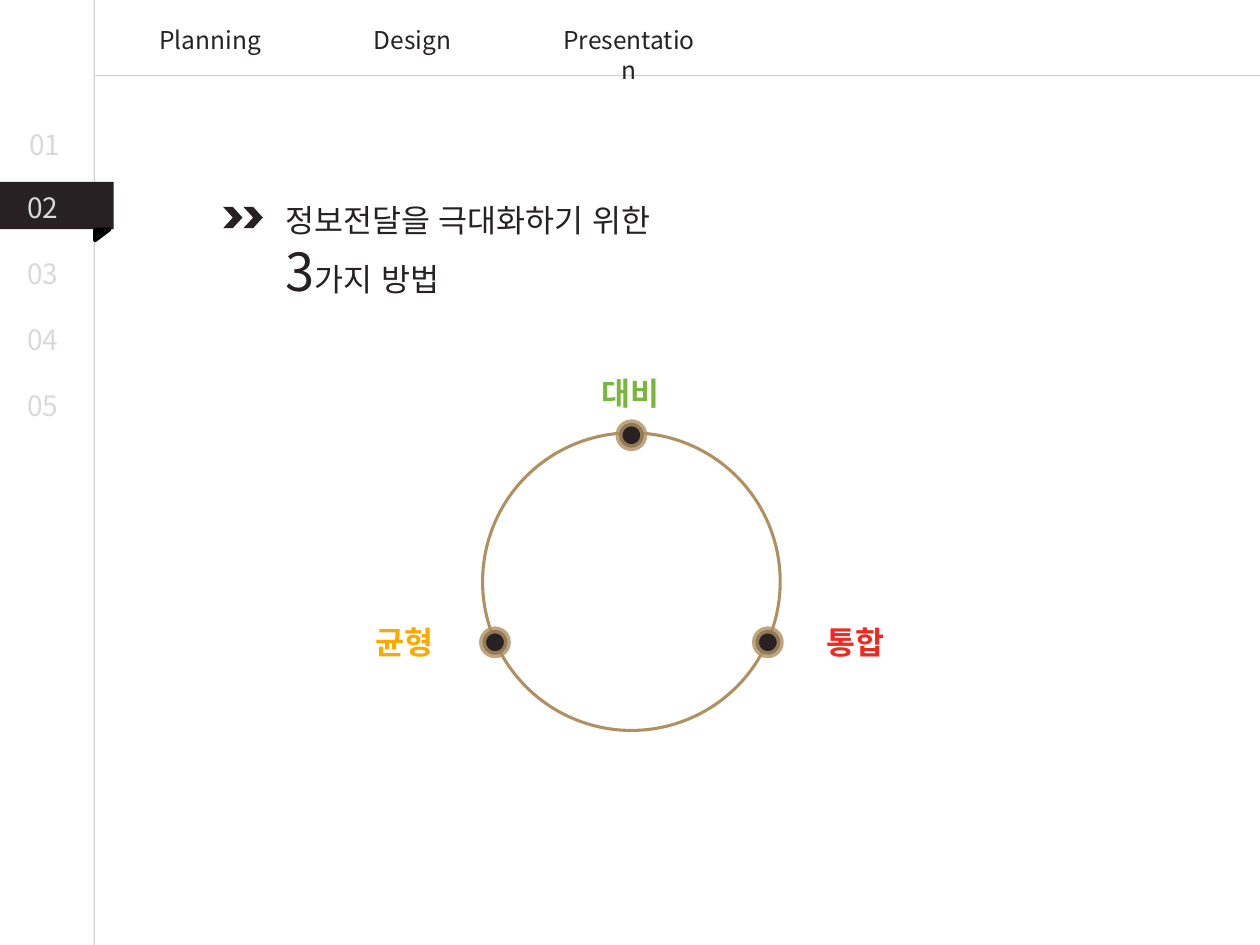
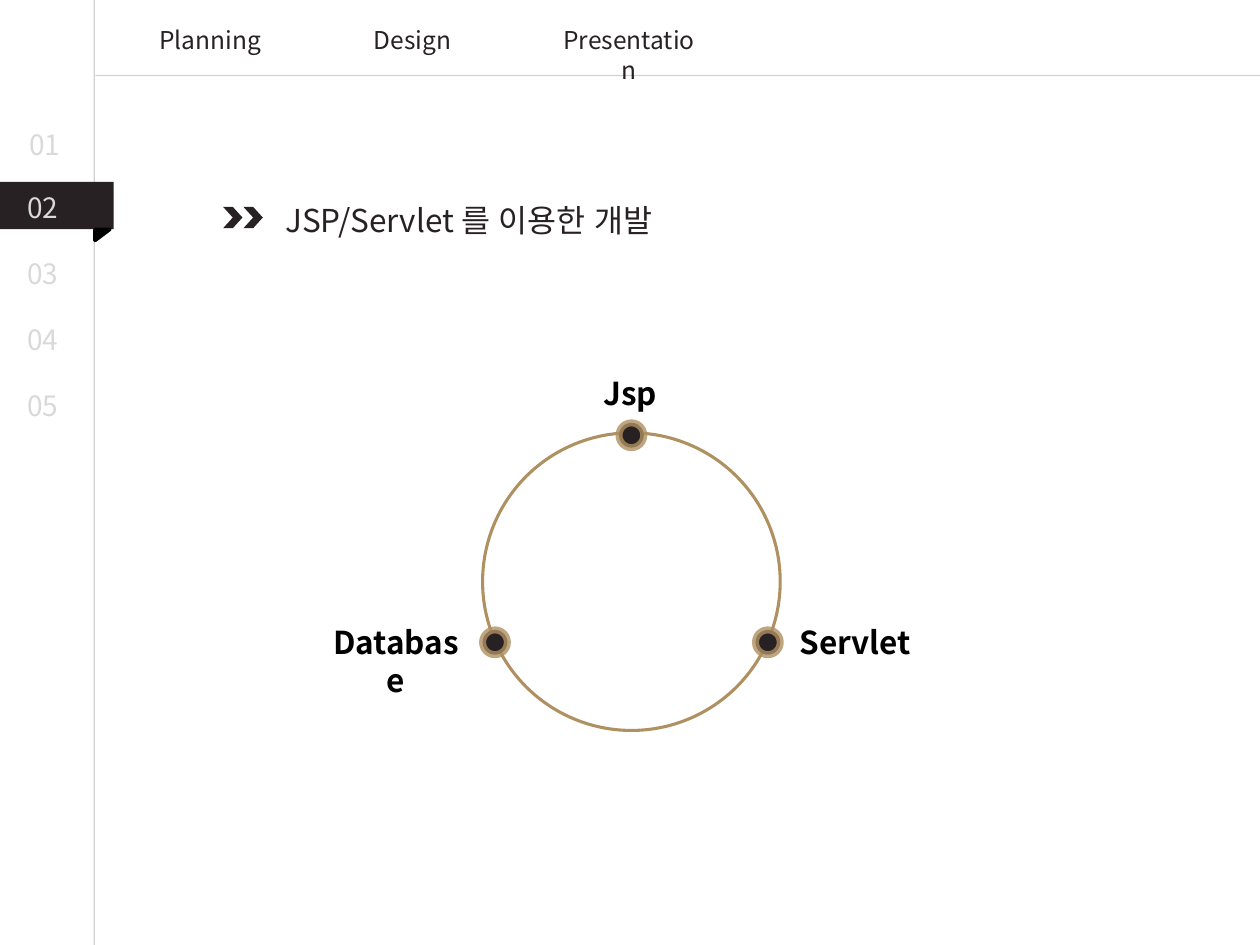
Before and after one commit to byh020907/2uzubook, a slide deck: slide 13 of Presentation/PPT템플릿_강의안.pptx (slide 11 before the commit). Drawn at 1260x945 pixels with LibreOffice and Linux fonts; fonts in the diff are those of the drawing. Boxes give left, top, right and bottom in pixels: in the first picture for what was removed or moved away, otherwise in the second. Text is boxed around its words. In the diff, an @@ line names an element or a change of style, - is before the commit and + after.

```diff
--- a/Presentation/PPT템플릿_강의안.pptx
+++ b/Presentation/PPT템플릿_강의안.pptx
@@ text at (285,206,653,238): text changed @@
-정보전달을 극대화하기 위한
-3가지 방법
+JSP/Servlet 를 이용한 개발
@@ text at (604,381,658,412): text changed; text colour #7AB53D to #000000 @@
-대비
+Jsp
@@ text at (376,627,434,657): text changed; text colour #FDA800 to #000000 @@
-균형
+Database
@@ text at (799,629,910,655): text changed; text colour #F2281E to #000000 @@
-통합
+Servlet
```
Also in this commit, not shown: 7 other slides changed, 6 slides added, 4 slides removed.
